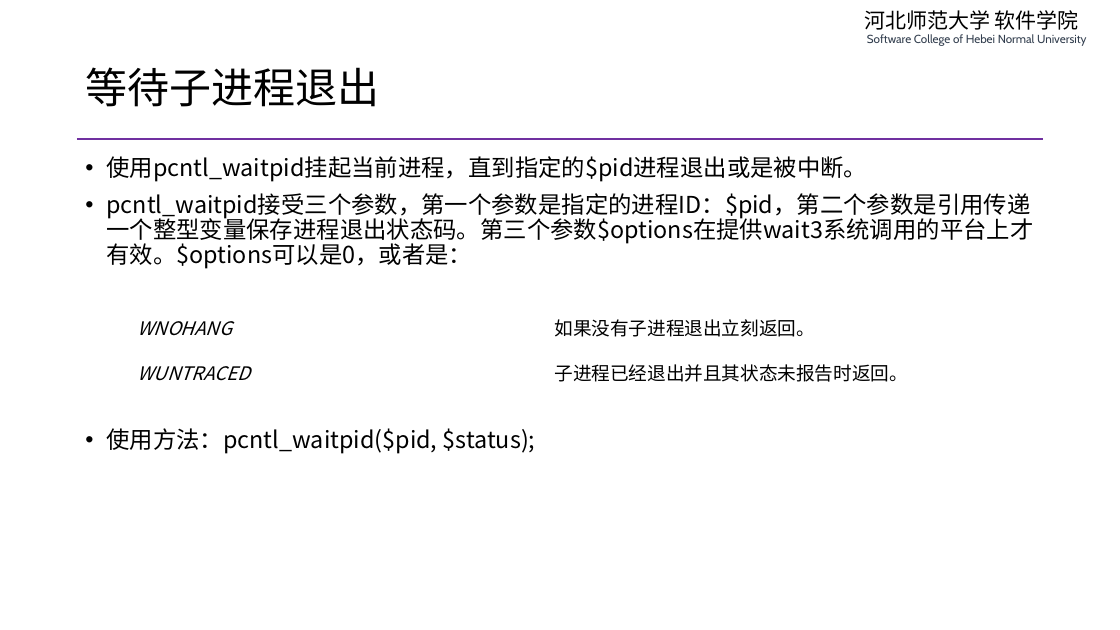
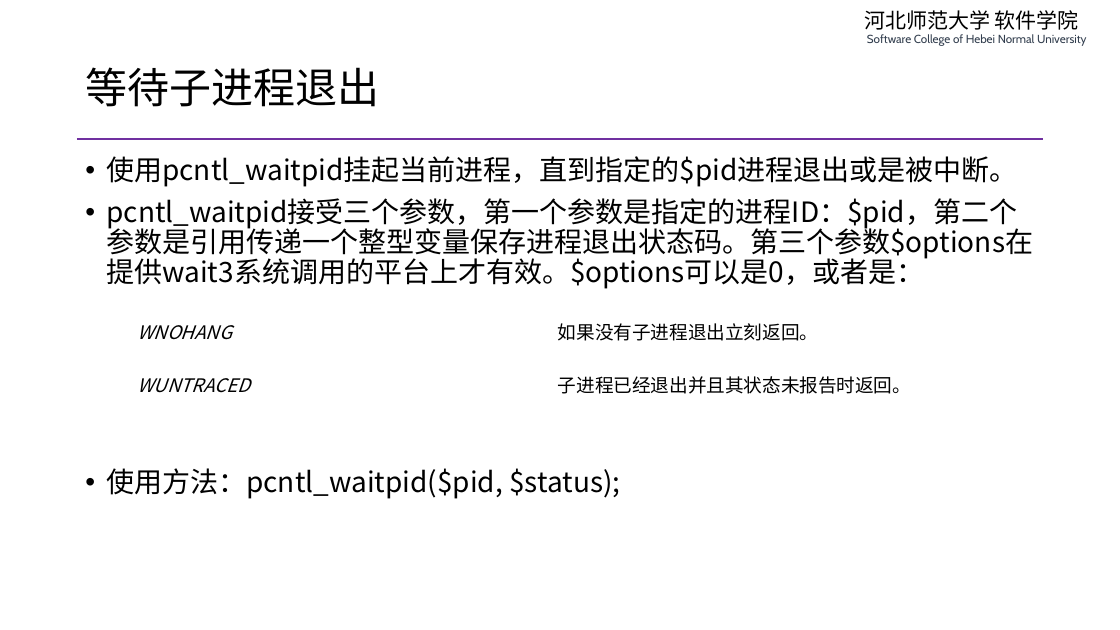
Before and after one commit to edu2act/course-php-serverside-development-on-linux, a slide deck: slide 6 of materials/slides/ch06-php-process-control.pptx. Drawn at 1120x630 pixels with LibreOffice and Linux fonts; fonts in the diff are those of the drawing. Boxes give left, top, right and bottom in pixels: in the first picture for what was removed or moved away, otherwise in the second. Text is boxed around its words. In the diff, an @@ line names an element or a change of style, - is before the commit and + after.

```diff
--- a/materials/slides/ch06-php-process-control.pptx
+++ b/materials/slides/ch06-php-process-control.pptx
@@ text "使用pcntl_waitpid挂起当前进程，直到指定的$pid进程退出或是被中断。" at bbox=[106, 156, 1033, 499]: size 20 to 24 pt @@
@@ table: place and size @@
-table at bbox=[129, 307, 965, 397]
+table at bbox=[129, 307, 971, 413]
```
Also in this commit, not shown: 7 other slides changed, 3 other files.
